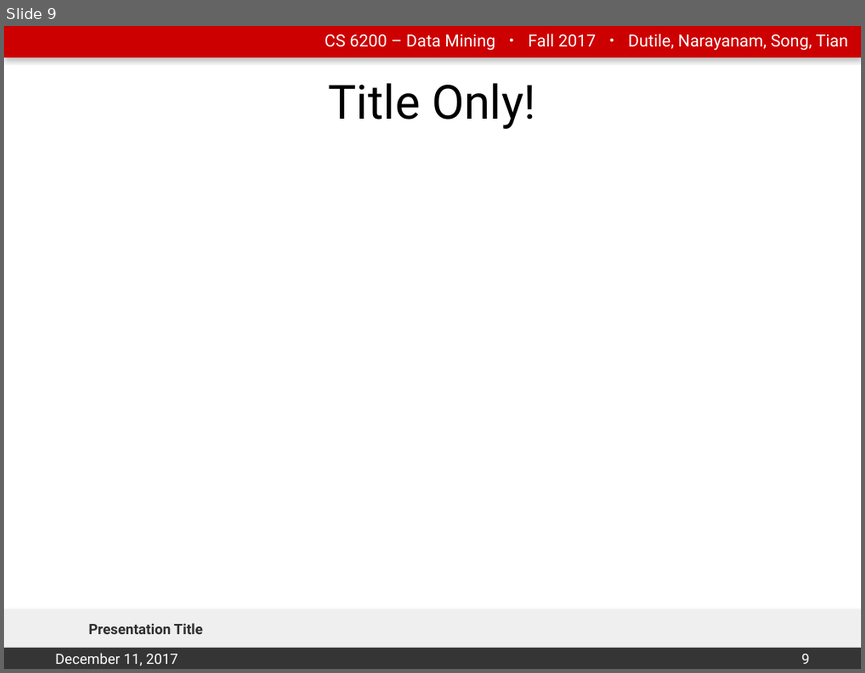
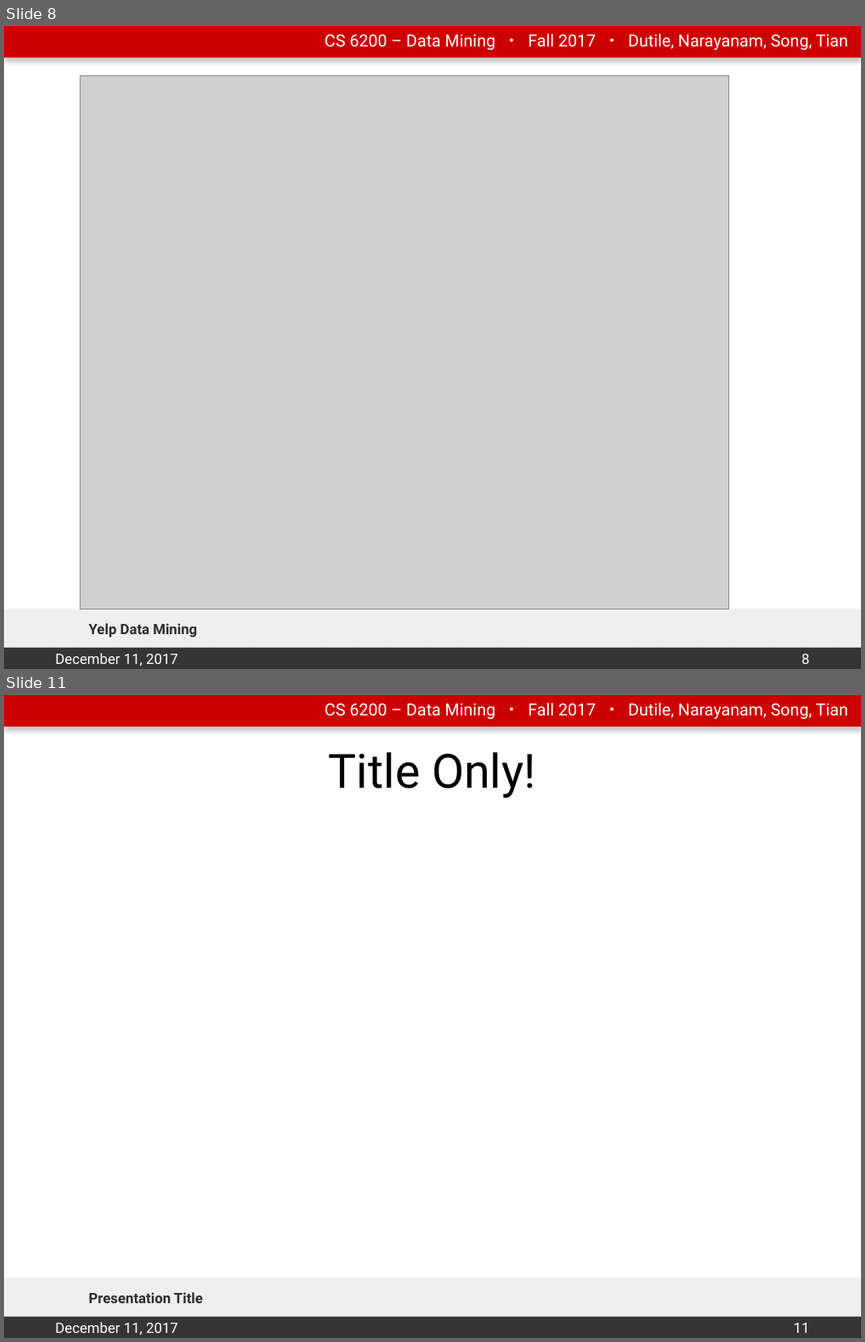
Before and after one commit to emily-jean/yelp-data-mining, a slide deck: presentation/Presentation.pptx. Shown one above the other, each under a label of ours: slide 9 before the commit, slides 8 and 11 after it; the slides between them are not shown. The pictures are 865x673 and 865x1342 pixels, drawn with LibreOffice and Linux fonts; fonts in the diff are those of the drawing; grey boxes stand for pictures; background and template pictures are left out. Boxes give left, top, right and bottom in pixels: in the first picture for what was removed or moved away, otherwise in the second. Text is boxed around its words. In the diff, an @@ line names an element or a change of style, - is before the commit and + after.

```diff
--- a/presentation/Presentation.pptx
+++ b/presentation/Presentation.pptx
@@ slide 8 added at [4,26,861,669], background #FFFFFF; not listed: 4 template elements that a slide beside it also shows @@
@@ picture added at [80,75,729,608] @@
@@ text added at [89,623,197,637], 12 pt, text #2D2D2D, bold @@
+Yelp Data Mining
@@ text added at [55,652,178,665], 12 pt, text #FFFFFF @@
+December 11, 2017
@@ page number added at [801,653,809,664], 12 pt, text #FFFFFF @@
+8
@@ what was slide 9 is now slide 11 @@
@@ page number at [794,1322,810,1333]: text changed @@
-9
+11
```
Also in this commit, not shown: 8 slides changed, 1 other slide added.
